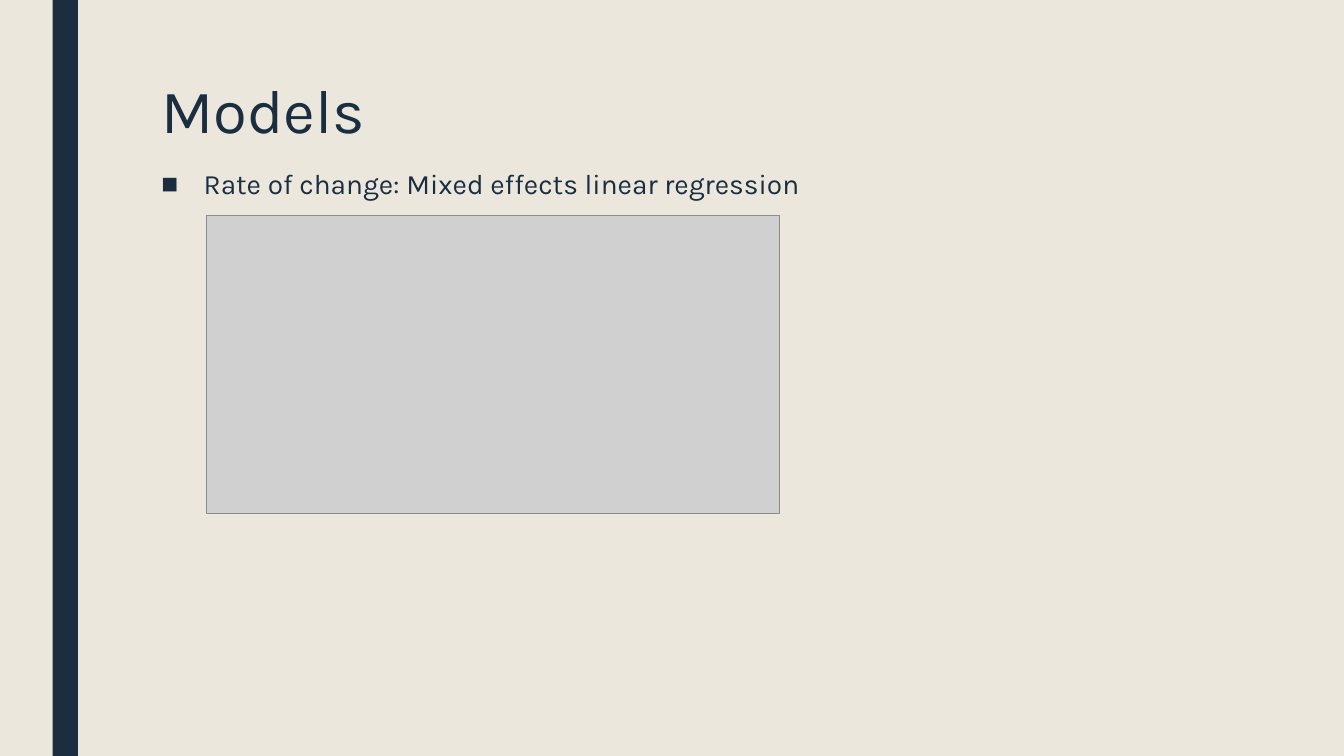
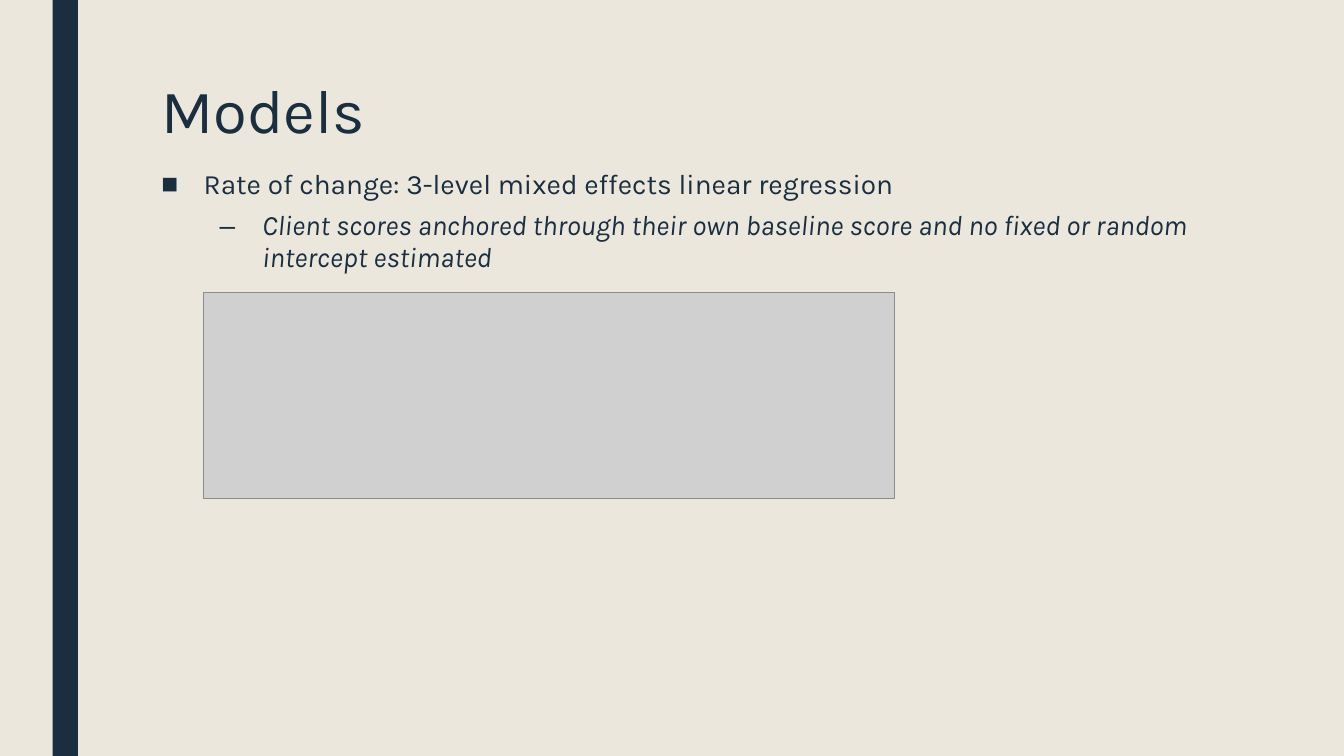
Before and after one commit to rbjanis/Dissertation, a slide deck: slide 14 of presentations/proposal/dissertation-proposal.pptx. Drawn at 1344x756 pixels with LibreOffice and Linux fonts; fonts in the diff are those of the drawing; grey boxes stand for pictures. Boxes give left, top, right and bottom in pixels: in the first picture for what was removed or moved away, otherwise in the second. Text is boxed around its words. In the diff, an @@ line names an element or a change of style, - is before the commit and + after.

```diff
--- a/presentations/proposal/dissertation-proposal.pptx
+++ b/presentations/proposal/dissertation-proposal.pptx
@@ text at box(204, 174, 1187, 274): text changed; italic on @@
-■ Rate of change: Mixed effects linear regression
+■ Rate of change: 3-level mixed effects linear regression
+  – Client scores anchored through their own baseline score and no fixed or random intercept estimated
@@ picture: place and size @@
-picture at box(207, 216, 779, 513)
+picture at box(204, 293, 895, 499)
```
Also in this commit, not shown: 9 other slides changed, 12 slides added.
